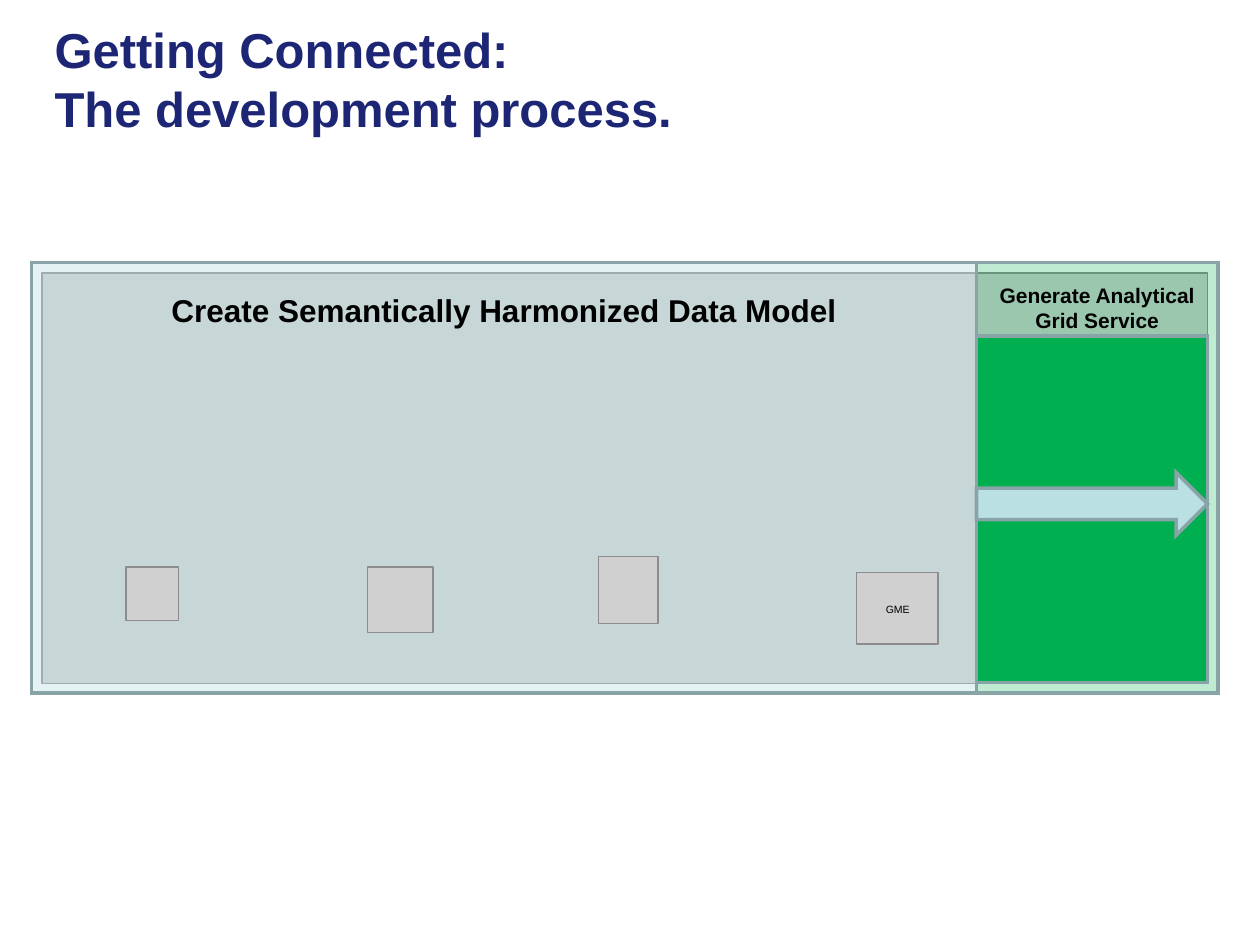
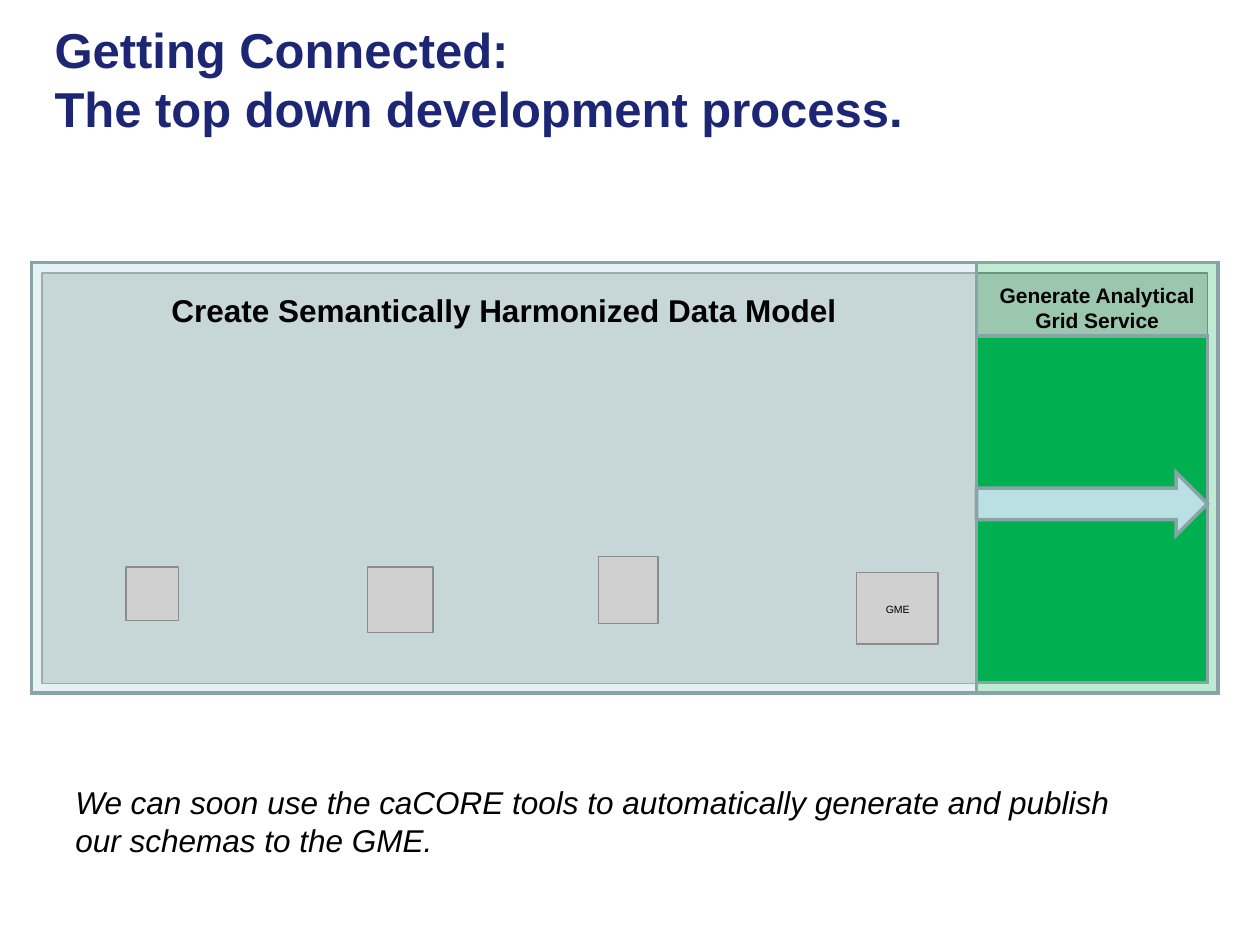
Before and after one commit to NCIP/cagrid-portal, a slide deck: slide 8 of cagrid-1-0/Documentation/presentations/200801_VCDE_ARCH/20080128_30_F2F_ASBP_Grid_BP.ppt (slide 6 before the commit). Drawn at 1260x945 pixels with LibreOffice and Linux fonts; fonts in the diff are those of the drawing; grey boxes stand for pictures; background and template pictures are left out. Boxes give left, top, right and bottom in pixels: in the first picture for what was removed or moved away, otherwise in the second. Text is boxed around its words. In the diff, an @@ line names an element or a change of style, - is before the commit and + after.

```diff
--- a/cagrid-1-0/Documentation/presentations/200801_VCDE_ARCH/20080128_30_F2F_ASBP_Grid_BP.ppt
+++ b/cagrid-1-0/Documentation/presentations/200801_VCDE_ARCH/20080128_30_F2F_ASBP_Grid_BP.ppt
@@ title at [55, 32, 902, 137]: text changed @@
-Getting Connected:
-The development process.
+Getting Connected:
+The top down development process.
@@ text added at [75, 791, 1109, 853], 18 pt, text #000000, italic @@
+We can soon use the caCORE tools to automatically generate and publish
+our schemas to the GME.
```
Also in this commit, not shown: 5 other slides changed, 3 slides added.
